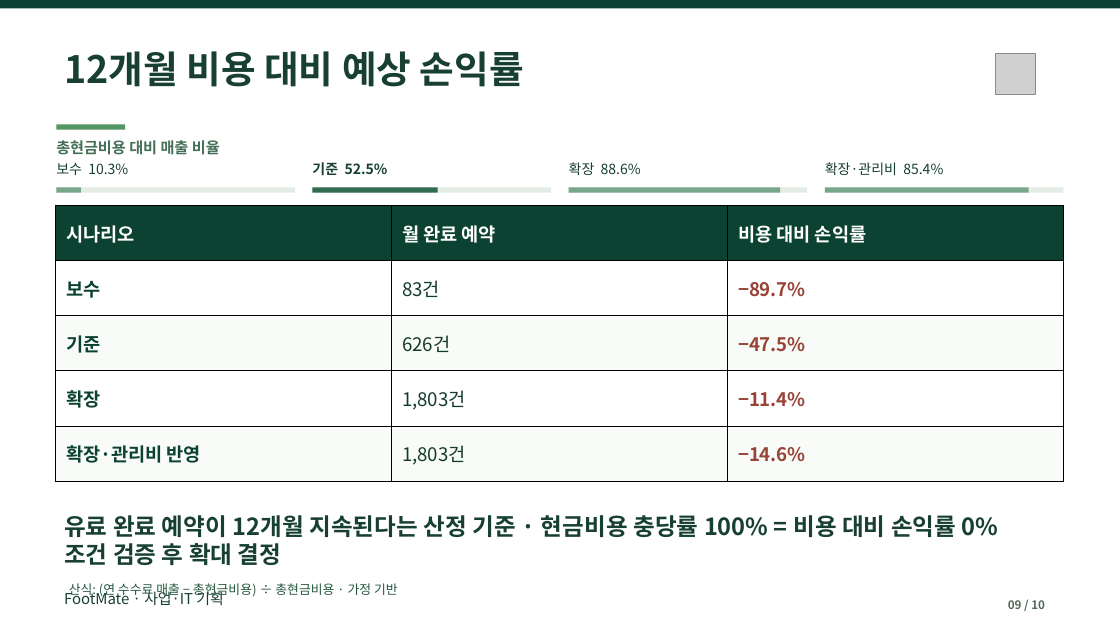
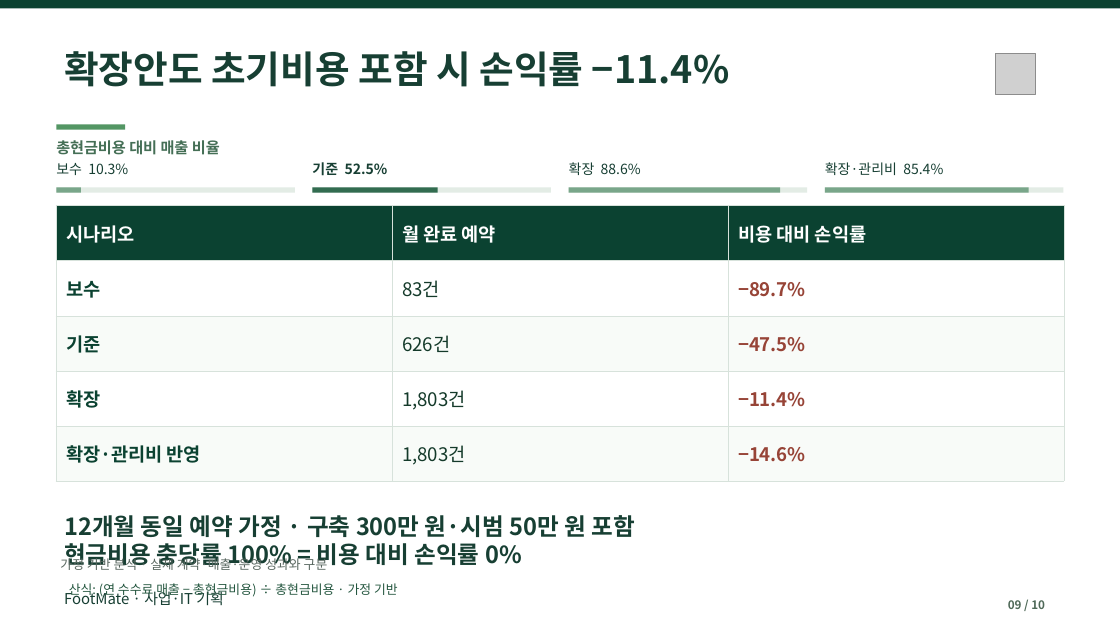
Before and after one commit to dohyunkimmm/footmate, a slide deck: slide 9 of src/case-study/downloads/footmate_report.pptx. Drawn at 1120x630 pixels with LibreOffice and Linux fonts; fonts in the diff are those of the drawing; grey boxes stand for pictures. Boxes give left, top, right and bottom in pixels: in the first picture for what was removed or moved away, otherwise in the second. Text is boxed around its words. In the diff, an @@ line names an element or a change of style, - is before the commit and + after.

```diff
--- a/src/case-study/downloads/footmate_report.pptx
+++ b/src/case-study/downloads/footmate_report.pptx
@@ text at (x1=64, y1=51, x2=730, y2=87): text changed @@
-12개월 비용 대비 예상 손익률
+확장안도 초기비용 포함 시 손익률 −11.4%
@@ table at (x1=56, y1=206, x2=1065, y2=481) @@
@@ borders changed @@
@@ text at (x1=64, y1=515, x2=635, y2=569): text changed @@
-유료 완료 예약이 12개월 지속된다는 산정 기준 · 현금비용 충당률 100% = 비용 대비 손익률 0%
-조건 검증 후 확대 결정
+12개월 동일 예약 가정 · 구축 300만 원·시범 50만 원 포함
+현금비용 충당률 100% = 비용 대비 손익률 0%
@@ text added at (x1=60, y1=556, x2=328, y2=570), 11 pt, text #58665F @@
+가정 기반 분석 · 실제 계약·매출·운영 성과와 구분
```
Also in this commit, not shown: 9 other slides changed, 5 other files.
